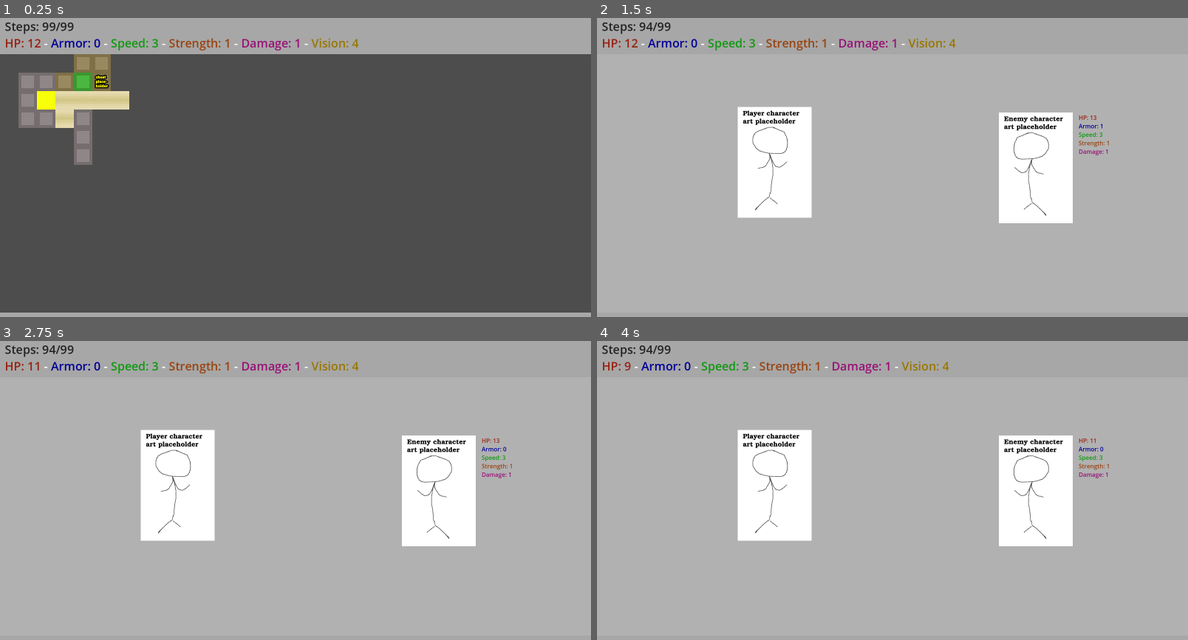
Above: before the commit, frames 1-4 (two rows, left to right).
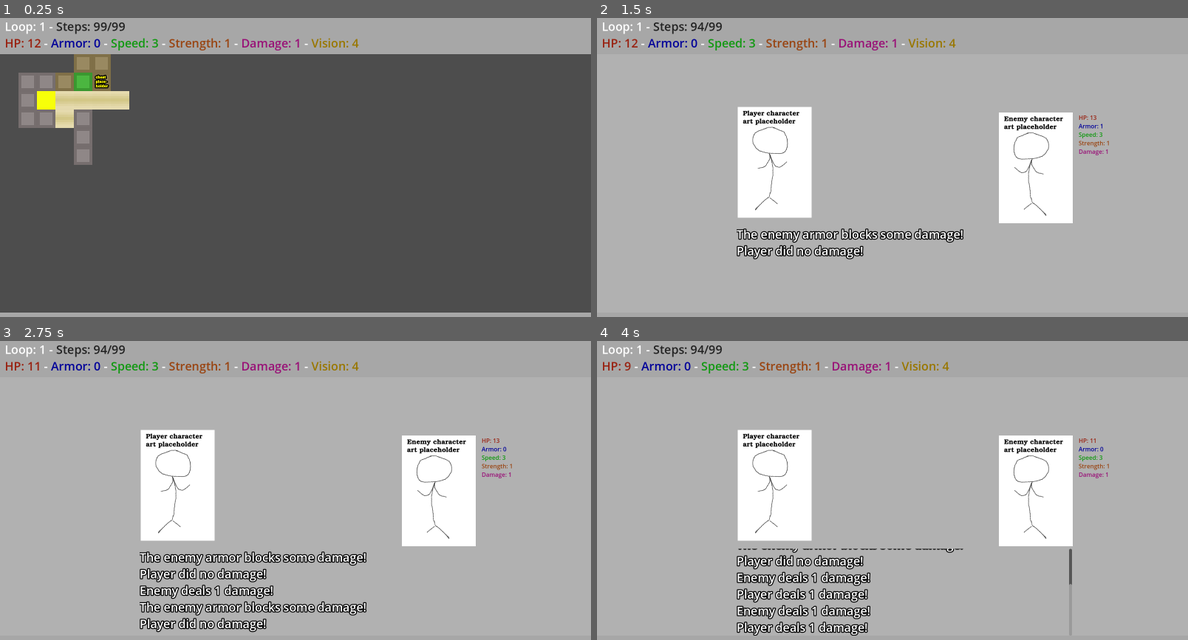
Above: after the commit, the same moments.

Repository: ShrikeGames/gmtk2025
Game: Godot game, scene res://assets/scenes/Main.tscn
Two runs of this game, one before a commit and one after it. Both use one fixed random seed, a clock stepped at 60 frames per second and the inputs below.
Inputs:
- Up to frame 1 (0.25 s): no input
- Up to frame 2 (1.5 s): tap Enter at 0.5 s; hold D (MoveRight) 0.53-1.28 s; tap E (Interact) at 0.6, 1.35 s; hold S (MoveDown) from 1.28 s (still down)
- Up to frame 3 (2.75 s): tap Space at 2 s; release S (MoveDown) at 2.03 s; hold D (MoveRight) from 2.03 s (still down); tap Backspace (Undo) at 2.1 s; tap E (Interact) at 2.3 s
- Up to frame 4 (4 s): tap Enter at 2.75 s; release D (MoveRight) at 2.78 s; hold W (MoveUp) 2.78-3.53 s; tap E (Interact) at 2.85, 3.6 s; tap Space at 3.5 s; hold A (MoveLeft) from 3.53 s (still down)

The runs differ from the first frame. In frame 1, 0.3% of the frame differs, in the area x 0-22%, y 1-6%; in frame 2, 1.9%; in frame 3, 4.0%, in the area x 0-62%, y 1-98%; in frame 4, 3.4%.

Commit message:
Checkpoint

Diff:
--- a/assets/scenes/CombatScreen.tscn
+++ b/assets/scenes/CombatScreen.tscn
@@ -5,9 +5,10 @@
 [ext_resource type="Texture2D" uid="uid://cqvrjwbilo8ju" path="res://assets/images/sprite_sheets/Player.png" id="3_bogmt"]
 [ext_resource type="Texture2D" uid="uid://dksbjev2smivx" path="res://assets/images/sprite_sheets/Enemy.png" id="4_srylc"]
 
-[node name="CombatScreen" type="Node2D" node_paths=PackedStringArray("enemy_stats_text")]
+[node name="CombatScreen" type="Node2D" node_paths=PackedStringArray("enemy_stats_text", "combat_log_text")]
 script = ExtResource("1_hyrab")
 enemy_stats_text = NodePath("EnemyStatsText")
+combat_log_text = NodePath("CombatLogText")
 
 [node name="CombatScreen" type="Sprite2D" parent="."]
 position = Vector2(800, 450)
@@ -34,3 +35,21 @@
 [color=#119911]Speed: 999[/color]
 [color=#994411]Strength: 999[/color]
 [color=#991177]Damage: 999[/color]"
+
+[node name="CombatLogText" type="RichTextLabel" parent="."]
+offset_left = 378.0
+offset_top = 565.0
+offset_right = 1286.0
+offset_bottom = 800.0
+theme_override_constants/outline_size = 10
+theme_override_font_sizes/normal_font_size = 32
+bbcode_enabled = true
+text = "Player did
+Enemy did
+dsg
+fsdhgdfs
+h
+dsgs
+sdgs
+"
+scroll_following = true
--- a/assets/scenes/RewardCard.tscn
+++ b/assets/scenes/RewardCard.tscn
@@ -3,10 +3,11 @@
 [ext_resource type="Texture2D" uid="uid://bt04in5klrbw3" path="res://assets/images/sprite_sheets/RewardCardBackground.png" id="1_c82u3"]
 [ext_resource type="Script" uid="uid://bwc3b4pdslbaa" path="res://assets/scripts/RewardCard.gd" id="1_p7q50"]
 
-[node name="RewardCard" type="Node2D" node_paths=PackedStringArray("title_text", "description_text")]
+[node name="RewardCard" type="Node2D" node_paths=PackedStringArray("title_text", "description_text", "rarity_text")]
 script = ExtResource("1_p7q50")
 title_text = NodePath("TitleText")
 description_text = NodePath("DescriptionText")
+rarity_text = NodePath("RarityText")
 
 [node name="RewardCardBackground" type="Sprite2D" parent="."]
 position = Vector2(200, 300)
@@ -32,3 +33,13 @@
 theme_override_font_sizes/normal_font_size = 36
 bbcode_enabled = true
 text = "this is a long description this is a long description this is a long description this is a long"
+
+[node name="RarityText" type="RichTextLabel" parent="."]
+offset_left = 11.0
+offset_top = 549.0
+offset_right = 395.0
+offset_bottom = 600.0
+theme_override_constants/outline_size = 5
+theme_override_font_sizes/normal_font_size = 36
+bbcode_enabled = true
+text = "Uncommon 99/99"
--- a/assets/scenes/RewardChoiceScreen.tscn
+++ b/assets/scenes/RewardChoiceScreen.tscn
@@ -8,10 +8,34 @@
 reward_cards = [NodePath("RewardCard"), NodePath("RewardCard2"), NodePath("RewardCard3")]
 
 [node name="RewardCard" parent="." instance=ExtResource("2_tosvh")]
-position = Vector2(100, 150)
+position = Vector2(100, 183)
 
 [node name="RewardCard2" parent="." instance=ExtResource("2_tosvh")]
-position = Vector2(550, 150)
+position = Vector2(550, 183)
 
 [node name="RewardCard3" parent="." instance=ExtResource("2_tosvh")]
-position = Vector2(1000, 150)
+position = Vector2(1000, 183)
+
+[node name="1" type="RichTextLabel" parent="."]
+offset_left = 106.0
+offset_top = 95.0
+offset_right = 495.0
+offset_bottom = 195.0
+theme_override_font_sizes/normal_font_size = 64
+text = "1"
+
+[node name="2" type="RichTextLabel" parent="."]
+offset_left = 554.0
+offset_top = 95.0
+offset_right = 943.0
+offset_bottom = 195.0
+theme_override_font_sizes/normal_font_size = 64
+text = "2"
+
+[node name="3" type="RichTextLabel" parent="."]
+offset_left = 1004.0
+offset_top = 95.0
+offset_right = 1393.0
+offset_bottom = 195.0
+theme_override_font_sizes/normal_font_size = 64
+text = "3"
--- a/assets/scenes/SideBar.tscn
+++ b/assets/scenes/SideBar.tscn
@@ -19,7 +19,7 @@
 offset_bottom = 111.0
 theme_override_font_sizes/normal_font_size = 32
 bbcode_enabled = true
-text = "[color=#222222]Steps: 25/50[/color]
+text = "Loop 1: [color=#222222]Steps: 25/50[/color]
 [color=#992211]HP: 999[/color]  - [color=#000099]Armor: 999[/color]  - [color=#119911]Speed: 999[/color]  - [color=#994411]Strength: 999[/color]  - [color=#991177]Damage: 999[/color]  - [color=#997700]Vision: 999[/color]"
 
 [node name="InventoryItems" type="Node2D" parent="."]
--- a/assets/scripts/CombatScreen.gd
+++ b/assets/scripts/CombatScreen.gd
@@ -5,6 +5,7 @@
 @export var side_bar:SideBar
 @export var world_map:WorldMap
 @export var enemy_stats_text:RichTextLabel
+@export var combat_log_text:RichTextLabel
 
 var turn:int
 var enemy_stats:Dictionary
@@ -15,6 +16,7 @@
 	self.enemy_stats = p_enemy_stats
 	self.player_speed = side_bar.calculated_stats["speed"]
 	self.enemy_speed = enemy_stats["speed"]
+	combat_log_text.text = ""
 	update_enemy_stats_text()
 
 func next_turn(_delta:float) -> bool:
@@ -24,7 +26,6 @@
 	# determine who is faster
 	var strength_damage_modifier:float = 0.5
 
-	print(enemy_stats)
 	if player_speed >= enemy_speed:
 		enemy_speed = enemy_stats["speed"]
 		# player goes
@@ -70,11 +71,13 @@
 									player_hp += side_bar.calculated_stats["damage"]
 							else:
 								player_hp += randi_range(stat_modifier["min_amount"], stat_modifier["max_amount"])
-								world_map.hp = player_hp
+							world_map.hp = player_hp
+							combat_log_text.text += "The player healed!\n"
 		var total_damage:int = 	base_damage + int(strength*strength_damage_modifier) + bonus_damage
 		# deal the damage first to armor
 		var enemy_armor: int = enemy_stats["armor"]
 		if enemy_armor > 0:
+			combat_log_text.text += "The enemy armor blocks some damage!\n"
 			var armor_before:int = enemy_armor
 			enemy_armor = max(0, enemy_armor-total_damage)
 			total_damage = max(0, total_damage-armor_before)
@@ -82,10 +85,10 @@
 
 		# deal remainder of damage to hp
 		if total_damage > 0:
-			print("Player deals %d damage to the enemy"%[total_damage])
+			combat_log_text.text += "Player deals %d damage!\n"%[total_damage]
 			enemy_hp -= total_damage
 		else:
-			print("Player did no damage")
+			combat_log_text.text += "Player did no damage!\n"
 		enemy_stats["hp"] = enemy_hp
 		enemy_stats["armor"] = enemy_armor
 		# reduce their speed
@@ -110,15 +113,15 @@
 		# deal remainder of damage to hp
 		if total_damage > 0:
 			player_hp -= total_damage
-			print("Enemy deals %d damage to the player"%[total_damage])
+			combat_log_text.text += "Enemy deals %d damage!\n"%[total_damage]
 		else:
-			print("Enemy did no damage")
+			combat_log_text.text += "Enemy did no damage!\n"
 		world_map.hp = player_hp
 
 		# reduce their speed
 		enemy_speed -= player_speed
 
-	side_bar.update_stats(world_map.rewards, world_map.steps, world_map.max_steps, world_map.hp, world_map.armor, world_map.speed, world_map.strength, world_map.damage, world_map.sight_radius)
+	side_bar.update_stats(world_map.rewards, world_map.steps, world_map.max_steps, world_map.hp, world_map.armor, world_map.speed, world_map.strength, world_map.damage, world_map.sight_radius, world_map.loop)
 	update_enemy_stats_text()
 	if is_combat_won() or is_combat_lost():
 		return true
--- a/assets/scripts/RewardCard.gd
+++ b/assets/scripts/RewardCard.gd
@@ -4,12 +4,14 @@
 
 @export var title_text:RichTextLabel
 @export var description_text:RichTextLabel
+@export var rarity_text:RichTextLabel
 @export var reward_config:Dictionary
 
-func display_random_choice(reward_options:Dictionary) -> Dictionary:
+func display_random_choice(reward_options:Dictionary, rarity:String, rarity_count:int) -> Dictionary:
 
 	var number_of_options:int = reward_options.size()
-	var random_option_key:String = reward_options.keys()[randi_range(0, number_of_options-1)]
+	var rarity_index:int = randi_range(0, number_of_options-1)
+	var random_option_key:String = reward_options.keys()[rarity_index]
 	var randomly_selected_reward_config:Dictionary = reward_options[random_option_key]
 	reward_config = randomly_selected_reward_config
 
@@ -18,8 +20,10 @@
 	var color:String = randomly_selected_reward_config.get("color", "NO COLOR FOUND")
 	var title_rich_text:String = "[center][color=%s]%s[/color][/center]"%[color, title]
 	var description_rich_text:String = "%s"%[description]
+	var rarity_rich_text:String = "%s (%s)"%[rarity, rarity_count]
 	title_text.text = title_rich_text
 	description_text.text = description_rich_text
+	rarity_text.text = rarity_rich_text
 
 	# we have used it so remove from potential rewards of the other cards
 	reward_options.erase(random_option_key)
--- a/assets/scripts/RewardChoiceScreen.gd
+++ b/assets/scripts/RewardChoiceScreen.gd
@@ -47,6 +47,45 @@
 				"min_amount": -1,
 				"max_amount": -1
 			}]
+		},
+		"perma_stat_increase_speed": {
+			"title": "[color=119911]Speed[/color] +1",
+			"description": "Increase your [color=119911]Speed[/color] by 1",
+			"type": "consumable",
+			"color": "19911",
+			"stats": [{
+				"name": "speed",
+				"type": "modify",
+				"min_amount": 1,
+				"max_amount": 1
+			}],
+			"special": ""
+		},
+		"perma_stat_increase_strength": {
+			"title": "[color=994411]Strength[/color] +1",
+			"description": "Increase your [color=994411]Strength[/color] by 1",
+			"type": "consumable",
+			"color": "994411",
+			"stats": [{
+				"name": "strength",
+				"type": "modify",
+				"min_amount": 1,
+				"max_amount": 1
+			}],
+			"special": ""
+		},
+		"perma_stat_increase_armor": {
+			"title": "[color=000099]Armor[/color] +1",
+			"description": "Increase your [color=000099]Armor[/color] by 1",
+			"type": "consumable",
+			"color": "000099",
+			"stats": [{
+				"name": "armor",
+				"type": "modify",
+				"min_amount": 1,
+				"max_amount": 1
+			}],
+			"special": ""
 		},
 	},
 	"uncommon": {
@@ -144,6 +183,45 @@
 				}
 			]
 		},
+		"perma_stat_increase_speed": {
+			"title": "[color=119911]Speed[/color] +1d4",
+			"description": "Increase your [color=119911]Speed[/color] by a random amount between 1 and 4, forever!",
+			"type": "consumable",
+			"color": "19911",
+			"stats": [{
+				"name": "speed",
+				"type": "modify",
+				"min_amount": 1,
+				"max_amount": 4
+			}],
+			"special": ""
+		},
+		"perma_stat_increase_strength": {
+			"title": "[color=994411]Strength[/color] +1d4",
+			"description": "Increase your [color=994411]Strength[/color] by a random amount between 1 and 4, forever!",
+			"type": "consumable",
+			"color": "994411",
+			"stats": [{
+				"name": "strength",
+				"type": "modify",
+				"min_amount": 1,
+				"max_amount": 4
+			}],
+			"special": ""
+		},
+		"perma_stat_increase_armor": {
+			"title": "[color=000099]Armor[/color] +1d3",
+			"description": "Increase your [color=000099]Armor[/color] by a random amount between 1 and 4, forever!",
+			"type": "consumable",
+			"color": "000099",
+			"stats": [{
+				"name": "armor",
+				"type": "modify",
+				"min_amount": 1,
+				"max_amount": 4
+			}],
+			"special": ""
+		},
 	},
 	"legendary": {
 		"lole_random": {
@@ -181,7 +259,46 @@
 				"min_amount": 3,
 				"max_amount": 18
 			}]
-		}
+		},
+		"perma_stat_increase_speed": {
+			"title": "[color=119911]Speed[/color] +1d6",
+			"description": "Increase your [color=119911]Speed[/color] by a random amount between 1 and 6, forever!",
+			"type": "consumable",
+			"color": "19911",
+			"stats": [{
+				"name": "speed",
+				"type": "modify",
+				"min_amount": 1,
+				"max_amount": 6
+			}],
+			"special": ""
+		},
+		"perma_stat_increase_strength": {
+			"title": "[color=994411]Strength[/color] +1d6",
+			"description": "Increase your [color=994411]Strength[/color] by a random amount between 1 and 6, forever!",
+			"type": "consumable",
+			"color": "994411",
+			"stats": [{
+				"name": "strength",
+				"type": "modify",
+				"min_amount": 1,
+				"max_amount": 6
+			}],
+			"special": ""
+		},
+		"perma_stat_increase_armor": {
+			"title": "[color=000099]Armor[/color] +1d6",
+			"description": "Increase your [color=000099]Armor[/color] by a random amount between 1 and 6, forever!",
+			"type": "consumable",
+			"color": "000099",
+			"stats": [{
+				"name": "armor",
+				"type": "modify",
+				"min_amount": 1,
+				"max_amount": 6
+			}],
+			"special": ""
+		},
 	},
 	"unique": {
 		"flippers": {
@@ -199,14 +316,56 @@
 			"color": "705f1c",
 			"stats": [],
 			"special": "climbing_gear"
-		}
+		},
+		"perma_stat_increase_speed": {
+			"title": "[color=119911]Speed[/color] +1d8",
+			"description": "Increase your [color=119911]Speed[/color] by a random amount between 1 and 8, forever!",
+			"type": "consumable",
+			"color": "19911",
+			"stats": [{
+				"name": "speed",
+				"type": "modify",
+				"min_amount": 1,
+				"max_amount": 8
+			}],
+			"special": ""
+		},
+		"perma_stat_increase_strength": {
+			"title": "[color=994411]Strength[/color] +1d8",
+			"description": "Increase your [color=994411]Strength[/color] by a random amount between 1 and 8, forever!",
+			"type": "consumable",
+			"color": "994411",
+			"stats": [{
+				"name": "strength",
+				"type": "modify",
+				"min_amount": 1,
+				"max_amount": 8
+			}],
+			"special": ""
+		},
+		"perma_stat_increase_armor": {
+			"title": "[color=000099]Armor[/color] +1d8",
+			"description": "Increase your [color=000099]Armor[/color] by a random amount between 1 and 8, forever!",
+			"type": "consumable",
+			"color": "000099",
+			"stats": [{
+				"name": "armor",
+				"type": "modify",
+				"min_amount": 1,
+				"max_amount": 8
+			}],
+			"special": ""
+		},
 	}
 }
 
 func generate_reward_options(rarity:String=""):
 	var temp_reward_options:Dictionary = reward_options.duplicate(true)
+	var randomly_select_rarity:bool = false
 	if rarity == "":
-		var rarities:Array[String] = ["common", "common", "common", "common", "common", "uncommon", "uncommon", "uncommon", "uncommon", "rare", "rare", "rare", "legendary", "legendary", "unique"]
-		rarity = rarities[randi_range(0, rarities.size()-1)]
+		randomly_select_rarity = true
 	for reward_card in reward_cards:
-		temp_reward_options[rarity] = reward_card.display_random_choice(temp_reward_options.get(rarity))
+		if randomly_select_rarity:
+			var rarities:Array[String] = ["common", "common", "common", "common", "common", "uncommon", "uncommon", "uncommon", "uncommon", "rare", "rare", "rare", "legendary", "legendary", "unique"]
+			rarity = rarities[randi_range(0, rarities.size()-1)]
+		temp_reward_options[rarity] = reward_card.display_random_choice(temp_reward_options.get(rarity), rarity, reward_options.get(rarity).size())
--- a/assets/scripts/SideBar.gd
+++ b/assets/scripts/SideBar.gd
@@ -11,7 +11,7 @@
 	inventory_item.position = Vector2(x,y)
 	inventory_items_node.add_child(inventory_item)
 
-func update_stats(rewards:Array[Dictionary], steps:float, max_steps:float, hp:int, armor:int, speed:int, strength:int, damage:int, vision:int):
+func update_stats(rewards:Array[Dictionary], steps:float, max_steps:float, hp:int, armor:int, speed:int, strength:int, damage:int, vision:int, loop:int):
 	var displayed_hp:int = hp
 	var displayed_armor:int = armor
 	var displayed_speed:int = speed
@@ -75,7 +75,7 @@
 	var strength_rich_text:String = "[color=#994411]Strength: %d[/color]"%[displayed_strength]
 	var damage_rich_text:String = "[color=#991177]Damage: %d[/color]"%[displayed_damage]
 	var vision_rich_text:String = "[color=#997700]Vision: %d[/color]"%[displayed_vision]
-	var rich_text:String = "%s\n%s - %s - %s - %s - %s - %s"%[steps_rich_text, hp_rich_text, armor_rich_text, speed_rich_text, strength_rich_text, damage_rich_text, vision_rich_text]
+	var rich_text:String = "Loop: %s - %s\n%s - %s - %s - %s - %s - %s"%[loop, steps_rich_text, hp_rich_text, armor_rich_text, speed_rich_text, strength_rich_text, damage_rich_text, vision_rich_text]
 
 	calculated_stats["hp"] = displayed_hp
 	calculated_stats["armor"] = displayed_armor
--- a/assets/scripts/WorldMap.gd
+++ b/assets/scripts/WorldMap.gd
@@ -26,6 +26,7 @@
 @export var sight_radius:int = 4
 @export var max_steps:float = 99
 @export var steps:float = 99
+@export var loop:float = 0
 
 @export var has_flippers:bool = false
 @export var has_climbing_gear:bool = false
@@ -60,12 +61,15 @@
 var TILE_PLAYER:int = 9
 var ROOM_WALL_TILE_TYPES:Array[int] = [TILE_WALL, TILE_WATER, TILE_FOREST, TILE_HILLS]
 
+var combat_timer:float
+var combat_auto_timer:float = 1
+
 func _on_ready() -> void:
+	seed(rng_seed.hash())
 	init_loop()
-	pass
 
 func init_loop():
-	seed(rng_seed.hash())
+	loop +=1
 	rewards = []
 	fighting_boss = false
 	has_flippers = false
@@ -165,7 +169,7 @@
 			"damage": 1,
 			"strength": 1
 		}
-		var enemy_stats:Dictionary = generate_enemy_stats(base_enemy_stats, 10)
+		var enemy_stats:Dictionary = generate_enemy_stats(base_enemy_stats, 10 * loop)
 
 		existing_tile.enemy_stats = enemy_stats
 		existing_tile.update_texture()
@@ -238,7 +242,7 @@
 			map_tile.visible = is_visible_to_player(map_tile, map_position, p_player_position, p_sight_radius)
 	player_image.position = Vector2i(int(tile_width*0.5) + p_player_position.x * tile_width, int(tile_height*0.5) + p_player_position.y * tile_height)
 
-	side_bar.update_stats(rewards, steps, max_steps, hp, armor, speed, strength, damage, sight_radius)
+	side_bar.update_stats(rewards, steps, max_steps, hp, armor, speed, strength, damage, sight_radius, loop)
 
 func is_visible_to_player(map_tile:MapTile, p_tile_position:Vector2i, p_player_position:Vector2i, p_sight_radius:int):
 	var distance:float = p_player_position.distance_to(p_tile_position)
@@ -301,12 +305,17 @@
 			combat_screen.visible = false
 			if fighting_boss:
 				print("Beat the boss")
+				randomize()
+				seed(randf()*9999999)
 				init_loop()
 			return
 		else:
-			if Input.is_action_just_pressed("Interact"):
+			if Input.is_action_just_pressed("Interact") or combat_timer >= combat_auto_timer:
 				combat_screen.next_turn(delta)
-			return
+				combat_timer = 0
+		combat_timer += delta
+		return
+
 	if hp <= 0:
 		# TODO restart loop if not already
 		return
@@ -395,15 +404,16 @@
 
 func trigger_boss_fight():
 	fighting_boss = true
+	combat_timer = 0
 	# TODO implement
 	var base_enemy_stats:Dictionary = {
-		"hp": 25,
-		"armor": 0,
-		"speed": 3,
-		"damage": 1,
+		"hp": 50,
+		"armor": 10,
+		"speed": 5,
+		"damage": 5,
 		"strength": 4
 	}
-	var enemy_stats:Dictionary = generate_enemy_stats(base_enemy_stats, 30)
+	var enemy_stats:Dictionary = generate_enemy_stats(base_enemy_stats, 30 * loop)
 	combat_screen.start_combat(enemy_stats)
 	combat_screen.visible = true
 	var rarities:Array[String] = ["legendary", "legendary", "unique"]
@@ -499,6 +509,7 @@
 
 func start_random_combat(current_map_tile:MapTile):
 	# show the combat screen
+	combat_timer = 0
 	var enemy_stats:Dictionary = current_map_tile.enemy_stats
 	combat_screen.start_combat(enemy_stats)
 	current_map_tile.item_id = -1
Binary file changed: assets/images/sprite_sheets/Item1.png
Not shown, changed: README.md
Not shown, changed: assets/images/sprite_sheets/Enemy.psd
